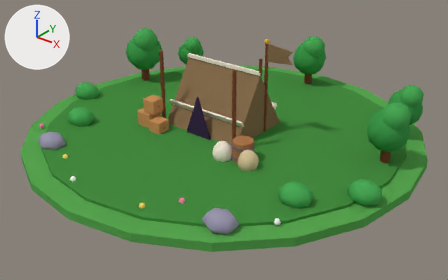
One commit to the Blender file blender/models/bld_entrepot_1.blend: the scene before it, then after it.
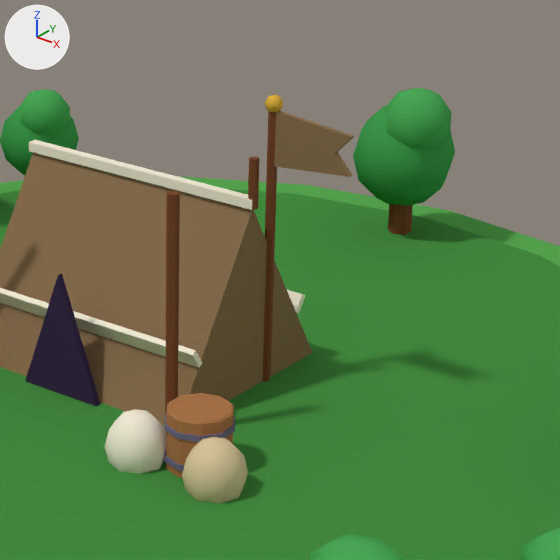
Old and new are each drawn whole from a camera (50 mm lens) standing at (11.18, -13.99, 8.27) and looking at (0.43, -0.56, -0.06) and again close up on the part from 40% to 80% of the width and 3% to 68% of the height. Lighting does not change. The marker at upper left points along +X, +Y and +Z. The last two pictures show the newer version.

The first close-up shows 'box', 'cyl.001', 'cyl.006', 'ground', 'ground2', 'opening', 'poly', 'sph.003', 'sph.004', 'sph.013', 'sph.014', 'tent' and 12 more.
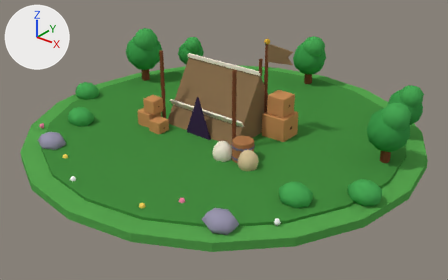
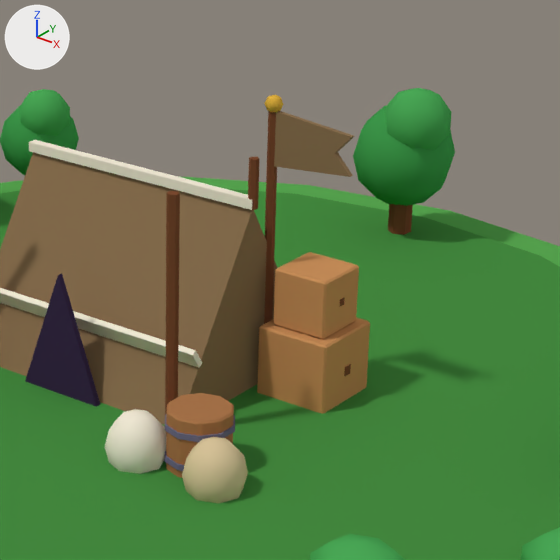
The change, as a list of edits to the scene's bpy script:
```text
Change me_box_012:
    used by ob_box_012; location = (0.0, -3.6, 0.0)
    remove me_box_012.from_pydata(...)  # 8 vertices, 6 faces; spans x -0.8..0.8, y -1.6..1.6, z 0.0..0.06
    remove me_box_012.materials.append(mat_m_c9a86a)  # orange #c9a86a
    add me_box_012.from_pydata(...)  # 8 vertices, 6 faces; spans x -0.4..0.4, y -0.4..0.4, z 0.0..0.8
    me_box_012 part 1: the whole mesh is scaled about the mesh origin by (0.5, 0.25, 13.3)
    add me_box_012.materials.append(mat_m_c98f5a)  # orange #c98f5a
Add me_box_015:
    me_box_015.from_pydata(...)  # a box spanning x -0.306..0.306, y -0.036..0.036, z 0.0..0.072
    me_box_015.materials.append(mat_m_7a4a30)  # brown #7a4a30
Add me_box_014:
    me_box_014.from_pydata(...)  # a box spanning x -0.3..0.3, y -0.3..0.3, z 0.0..0.6
    me_box_014.materials.append(mat_m_c98f5a)  # orange #c98f5a
Add me_box_013:
    me_box_013.from_pydata(...)  # a box spanning x -0.408..0.408, y -0.048..0.048, z 0.0..0.096
    me_box_013.materials.append(mat_m_7a4a30)  # brown #7a4a30
Change ob_box_012:
    ob_box_012.location: (0.0, -3.6, 0.0) -> (1.7, 0.6, 0.0)
Add ob_box_015:
    ob_box_015 = bpy.data.objects.new('box.015', me_box_015)
    ob_box_015.location = (1.7, 0.6, 1.07)
Add ob_box_014:
    ob_box_014 = bpy.data.objects.new('box.014', me_box_014)
    ob_box_014.location = (1.7, 0.6, 0.8)
    _m = ob_box_014.modifiers.new('bevel', 'BEVEL')
    _m.width = 0.02
    _m.width_pct = 0.02
Add ob_box_013:
    ob_box_013 = bpy.data.objects.new('box.013', me_box_013)
    ob_box_013.location = (1.7, 0.6, 0.36)
```

Boxes (x1, y1, x2, y2) around the edits, measured in the close-ups (560 x 560 px):
'box.012', recoloured, mesh rescaled, moved (not visible before)
    after: (257, 317, 370, 414)
'box.014', added (orange)
    after: (274, 252, 359, 339)
'box.013', added
    after: (344, 364, 351, 376)
'box.015', added
    after: (340, 298, 345, 306)
